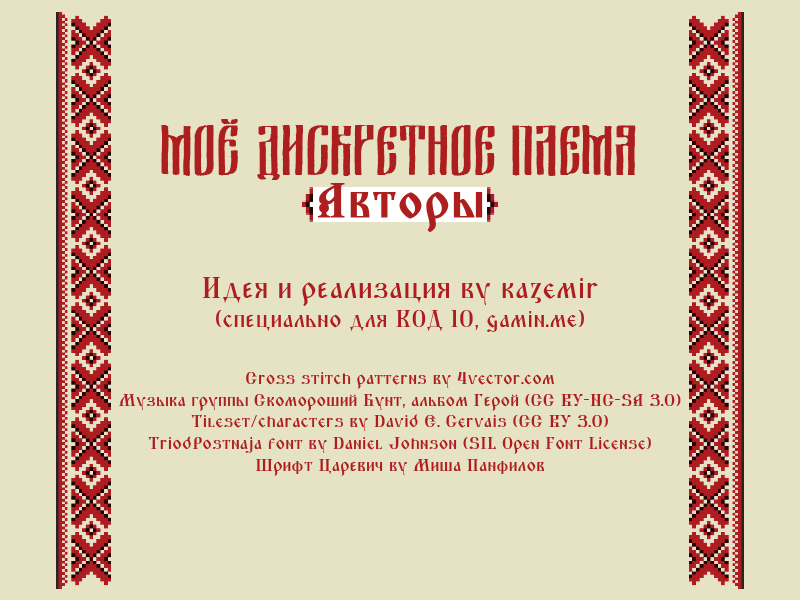
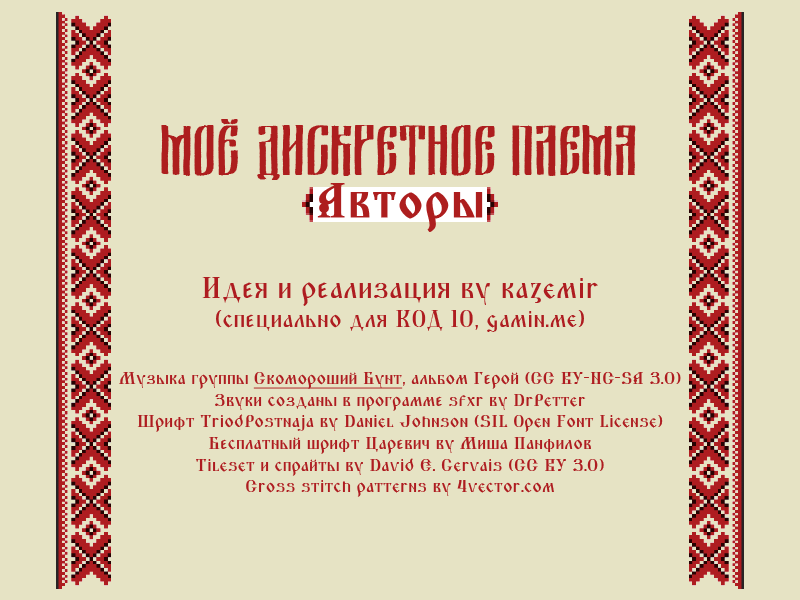
Layered file, before and after one edit (800×600). Changes by layer:
painted on "Идея и реализация by kazemir (специально для КОД 10, gamin.me)" over [119, 372, 681, 497]
